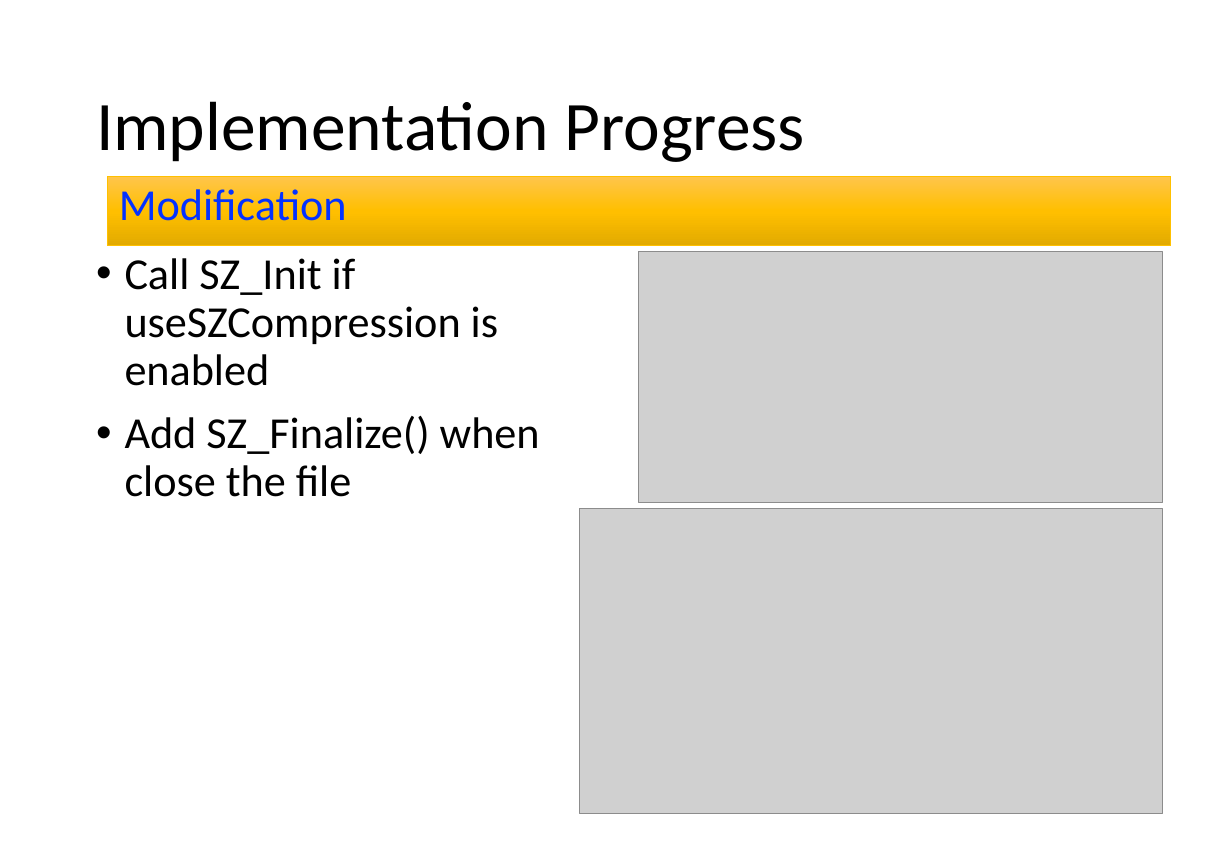
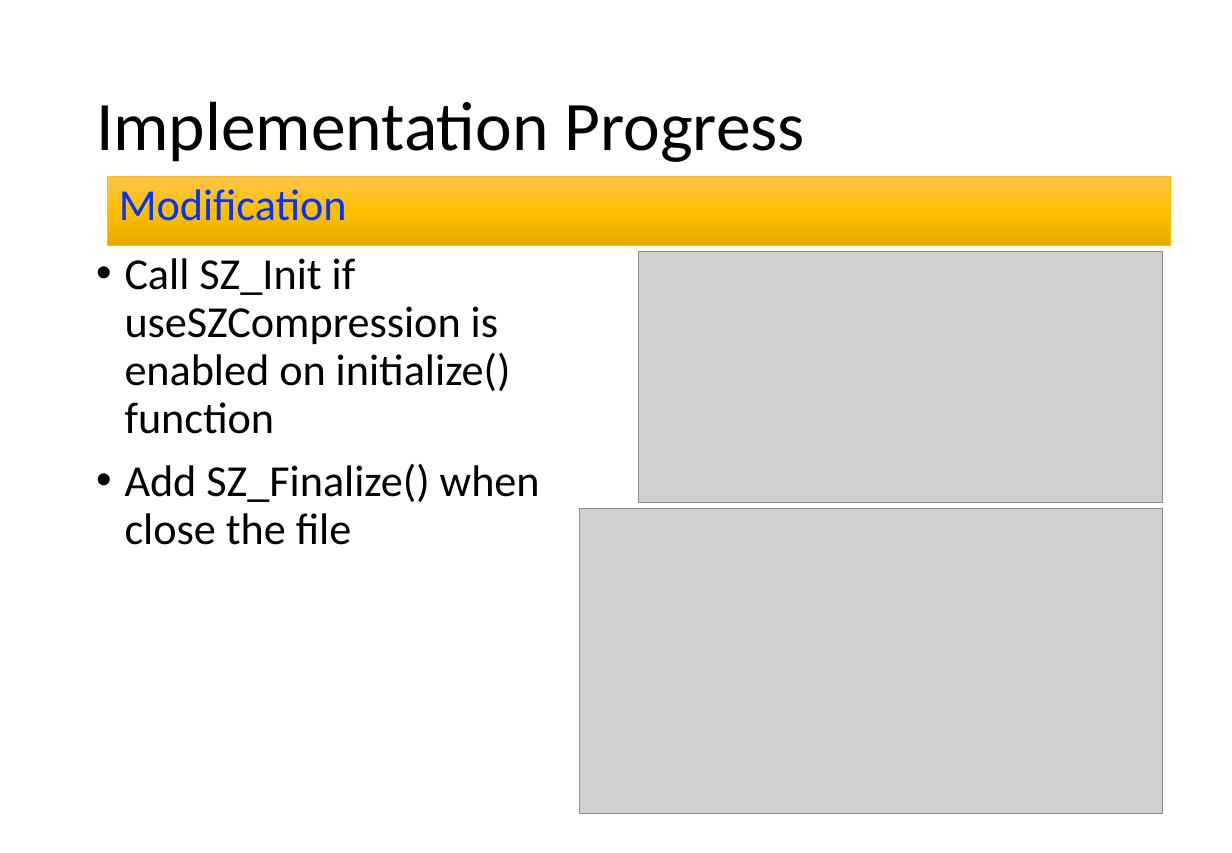
Before and after one commit to dhanifudin/presentation, a slide deck: slide 20 of oran/O-RAN 20230403-20230407.pptx. Drawn at 1232x853 pixels with LibreOffice and Linux fonts; fonts in the diff are those of the drawing; grey boxes stand for pictures. Boxes give left, top, right and bottom in pixels: in the first picture for what was removed or moved away, otherwise in the second. Text is boxed around its words. In the diff, an @@ line names an element or a change of style, - is before the commit and + after.

```diff
--- a/oran/O-RAN 20230403-20230407.pptx
+++ b/oran/O-RAN 20230403-20230407.pptx
@@ text at [125, 258, 511, 434]: text changed @@
-• Call SZ_Init if useSZCompression is enabled
+• Call SZ_Init if useSZCompression is enabled on initialize() function
```
Also in this commit, not shown: 1 other slide changed.
